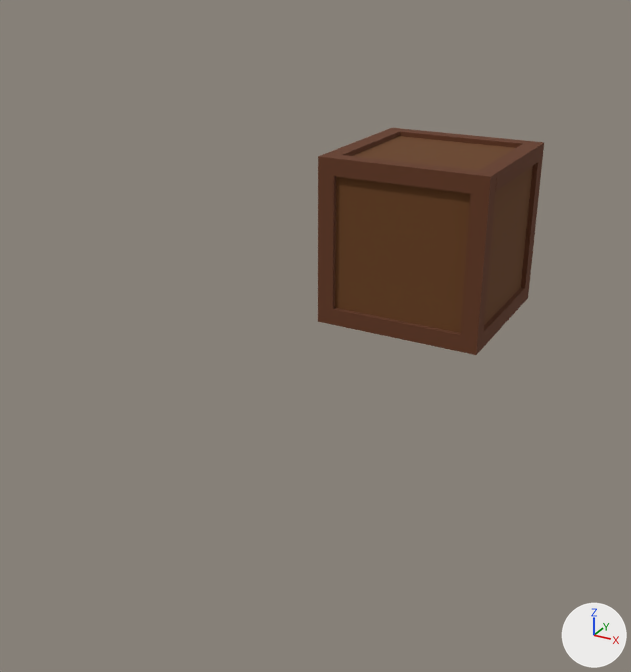
Before and after pictures for a commit that changed the Blender file Assets/Models/Props/props.blend.
Rendered twice from a 50 mm camera at (3.9, -10.13, 4.27) aimed at (-0.08, -2.89, 0.65). Arrows for +X, +Y and +Z are at lower right; the lights stay in place.

Script lines for the objects in view, before the commit:
```python
ob_cube = bpy.data.objects.new('Cube', me_cube_021)
ob_cube.location = (0.0, 0.0, 0.0)
ob_cube.scale = (1.06, 1.06, 1.06)
ob_plank1 = bpy.data.objects.new('Plank1', me_cube_001)
ob_plank1.location = (0.0, 0.0, 0.0)
ob_plank2 = bpy.data.objects.new('Plank2', me_cube_006)
ob_plank2.location = (2.87, -2.99, 0.18)
ob_plank2.scale = (-0.114, -0.114, -0.114)
ob_ring1 = bpy.data.objects.new('Ring1', me_cylinder_001)
ob_ring1.location = (0.0, 0.0, 2.67)
ob_ring1.scale = (1.16, 1.16, 0.0767)
ob_vase2 = bpy.data.objects.new('vase2', me_cylinder_008)
ob_vase2.location = (-2.17, 0.0, 0.0)
ob_vase2.scale = (0.517, 0.517, 0.889)
```
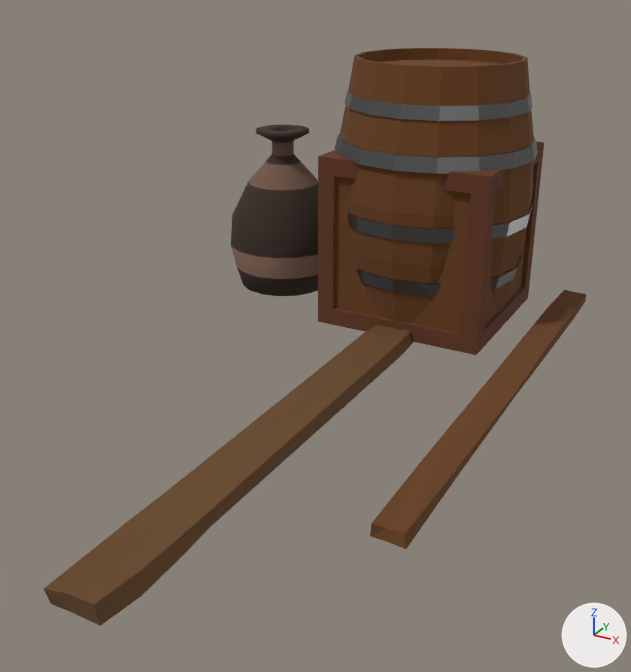
What differs and where, as boxes (x1, y1, x2, y2) in the pictures (631 x 672 px):
'Ring1', shown (brown): after (335, 48, 538, 323)
'Plank1', shown (brown): after (44, 325, 413, 626)
'vase2', shown (brown): after (231, 125, 318, 296)
'Plank2', shown (brown): after (370, 290, 586, 549)

What the commit changed:
Object 'Plank1' (ob_plank1) is now shown.
Object 'Plank2' (ob_plank2) is now shown.
Object 'Ring1' (ob_ring1) is now shown.
Object 'vase2' (ob_vase2) is now shown.
